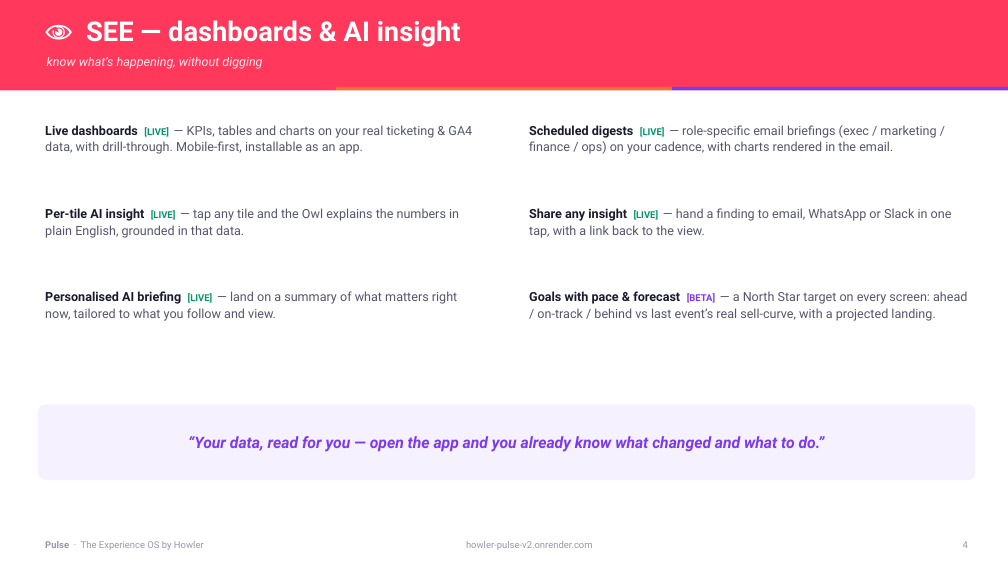
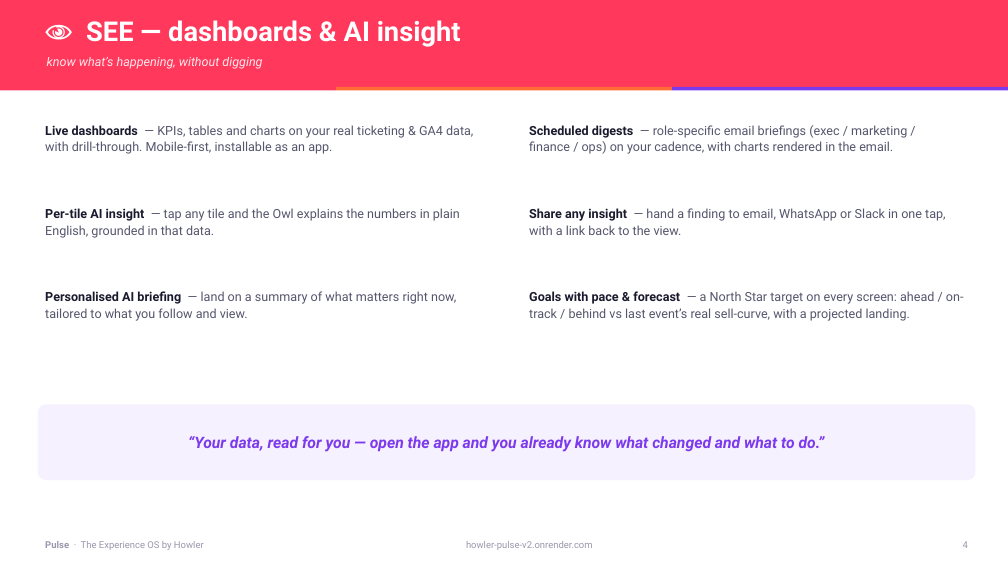
Before and after one commit to Shai-Xai/Shai-looker2, a slide deck: slide 4 of docs/sales-collateral/Pulse-Sales-Deck.pptx. Drawn at 1008x567 pixels with LibreOffice and Linux fonts; fonts in the diff are those of the drawing. Boxes give left, top, right and bottom in pixels: in the first picture for what was removed or moved away, otherwise in the second. Text is boxed around its words. In the diff, an @@ line names an element or a change of style, - is before the commit and + after.

```diff
--- a/docs/sales-collateral/Pulse-Sales-Deck.pptx
+++ b/docs/sales-collateral/Pulse-Sales-Deck.pptx
@@ text at [45,125,473,154]: text changed @@
-Live dashboards [LIVE] — KPIs, tables and charts on your real ticketing & GA4 data, with drill-through. Mobile-first, installable as an app.
+Live dashboards — KPIs, tables and charts on your real ticketing & GA4 data, with drill-through. Mobile-first, installable as an app.
@@ text at [529,125,907,154]: text changed @@
-Scheduled digests [LIVE] — role-specific email briefings (exec / marketing / finance / ops) on your cadence, with charts rendered in the email.
+Scheduled digests — role-specific email briefings (exec / marketing / finance / ops) on your cadence, with charts rendered in the email.
@@ text at [45,208,460,238]: text changed @@
-Per-tile AI insight [LIVE] — tap any tile and the Owl explains the numbers in plain English, grounded in that data.
+Per-tile AI insight — tap any tile and the Owl explains the numbers in plain English, grounded in that data.
@@ text at [529,208,945,235]: text changed @@
-Share any insight [LIVE] — hand a finding to email, WhatsApp or Slack in one tap, with a link back to the view.
+Share any insight — hand a finding to email, WhatsApp or Slack in one tap, with a link back to the view.
@@ text at [45,291,456,321]: text changed @@
-Personalised AI briefing [LIVE] — land on a summary of what matters right now, tailored to what you follow and view.
+Personalised AI briefing — land on a summary of what matters right now, tailored to what you follow and view.
@@ text at [529,291,964,321]: text changed @@
-Goals with pace & forecast [BETA] — a North Star target on every screen: ahead / on-track / behind vs last event’s real sell-curve, with a projected landing.
+Goals with pace & forecast — a North Star target on every screen: ahead / on-track / behind vs last event’s real sell-curve, with a projected landing.
```
Also in this commit, not shown: 5 other slides changed, 2 slides added, 4 other files.
